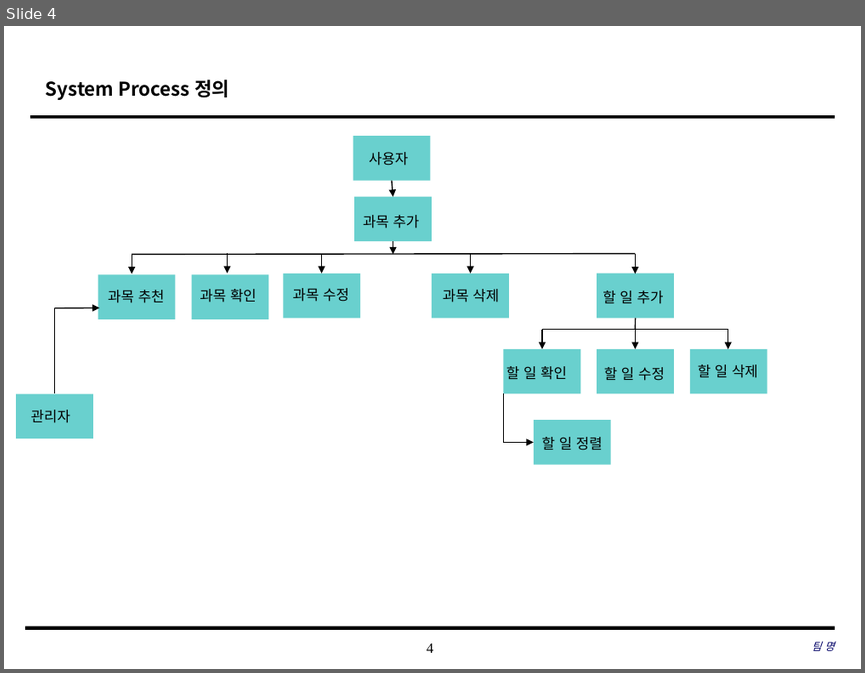
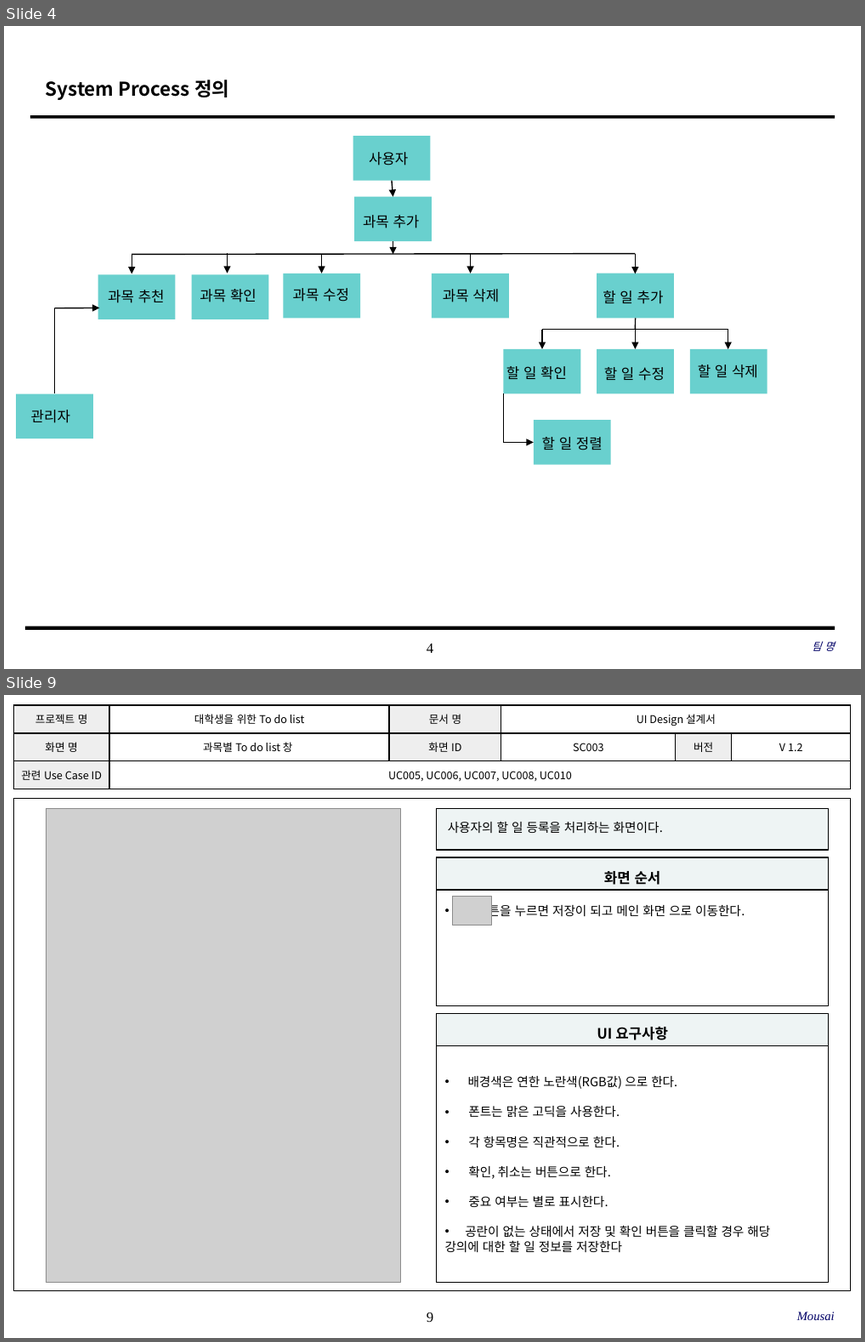
Before and after one commit to SE-admin/SE2017_2_mousai, a slide deck: doc/3_ 설계서/UI Design Template.pptx. Shown one above the other, each under a label of ours: slide 4 before the commit, slides 4 and 9 after it; the slides between them are not shown. The pictures are 865x673 and 865x1342 pixels, drawn with LibreOffice and Linux fonts; fonts in the diff are those of the drawing; grey boxes stand for pictures; background and template pictures are left out. Boxes give left, top, right and bottom in pixels: in the first picture for what was removed or moved away, otherwise in the second. Text is boxed around its words. In the diff, an @@ line names an element or a change of style, - is before the commit and + after.

Commit message:
유아이다이어그램 20170525_01_최소영(확인만함 수정x)

```diff
--- a/doc/3_ 설계서/UI Design Template.pptx
+++ b/doc/3_ 설계서/UI Design Template.pptx
@@ slide 9 added at box(4, 695, 861, 1338), background #FFFFFF; not listed: 1 template element that a slide beside it also shows @@
@@ table added at box(13, 705, 850, 789), 3 rows, 6 columns @@
+프로젝트 명 | 대학생을 위한 To do list | 문서 명 | UI Design 설계서 |  | 
+화면 명 | 과목별 To do list 창 | 화면 ID | SC003 | 버전 | V 1.2
+관련 Use Case ID | UC005, UC006, UC007, UC008, UC010 |  |  |  | 
@@ rectangle added at box(13, 798, 851, 1291), outline #000000 0.75 pt @@
@@ picture added at box(46, 808, 401, 1281) @@
@@ rectangle added at box(437, 808, 829, 849), fill #EEF4F4, outline #000000 1 pt, 10.5 pt, text #000000 @@
+사용자의 할 일 등록을 처리하는 화면이다.
@@ rectangle added at box(437, 857, 829, 890), fill #EEF4F4, outline #000000 1 pt, 12 pt, text #000000, bold @@
+화면 순서
@@ rectangle added at box(437, 890, 829, 1005), fill #FFFFFF, outline #000000 1 pt, 10.5 pt, text #000000 @@
+• 버튼을 누르면 저장이 되고 메인 화면 으로 이동한다.
@@ picture added at box(452, 896, 492, 925) @@
@@ rectangle added at box(437, 1013, 829, 1045), fill #EEF4F4, outline #000000 1 pt, 12 pt, text #000000, bold @@
+UI 요구사항
@@ rectangle added at box(437, 1045, 829, 1281), fill #FFFFFF, outline #000000 1 pt, 10.5 pt, text #000000 @@
+• 배경색은 연한 노란색(RGB값) 으로 한다.
+• 폰트는 맑은 고딕을 사용한다.
+• 각 항목명은 직관적으로 한다.
+• 확인, 취소는 버튼으로 한다.
+• 중요 여부는 별로 표시한다.
+• 공란이 없는 상태에서 저장 및 확인 버튼을 클릭할 경우 해당
+강의에 대한 할 일 정보를 저장한다
@@ text added at box(797, 1311, 834, 1320), 10.5 pt, text #000066, italic @@
+Mousai
```
Also in this commit, not shown: 4 slides changed, 13 other slides added.
